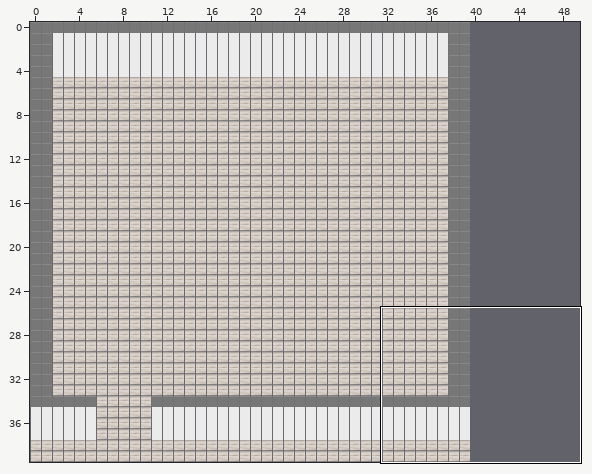
One commit to this Tiled map: public/assets/tilemap_map/gym_room.tmx. The first picture is a wide view before the edit; the outline marks the close-up.
Close-up. Before the edit:
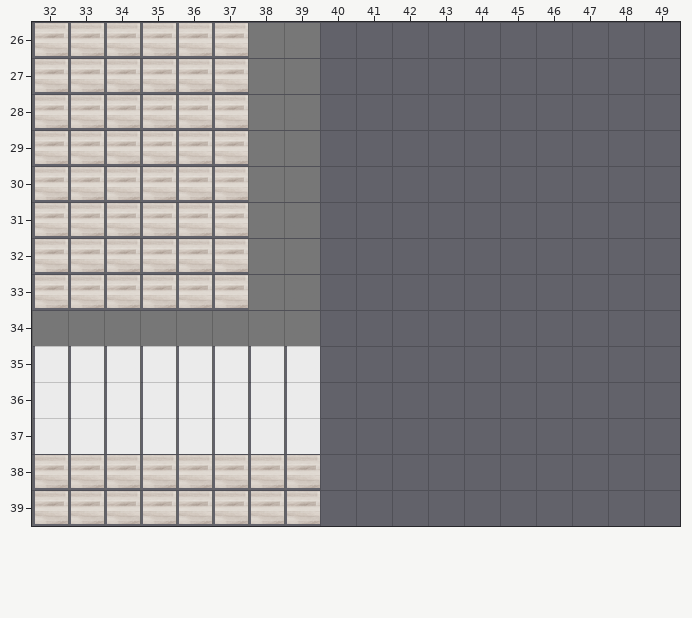
Cells are 36x36 px. Shown: x 32..49, y 26..39. The commit also changed other parts of the map, which this record leaves out. The old version is drawn lined up with the new one.
The same view after the edit:
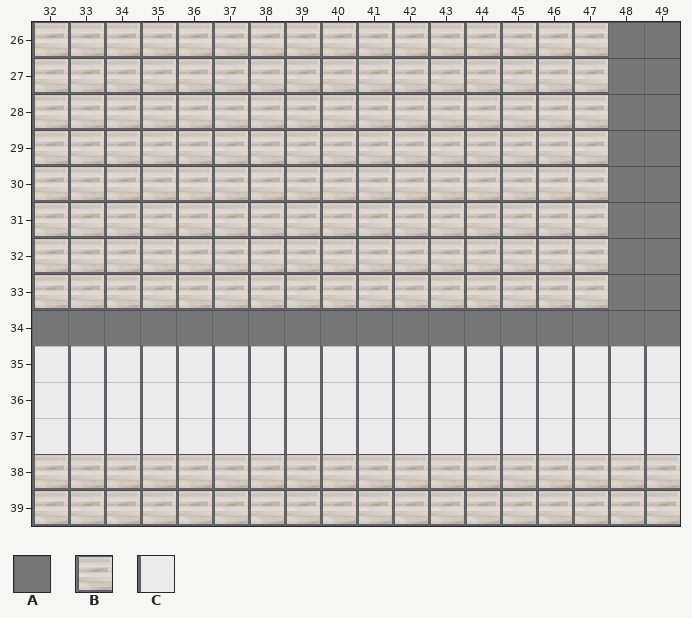
Key: from "gym_room_sqrs": A 0, B 1, C 4.
_ is an empty cell.
From old to new:
map size 40x40 -> 50x40 cells
Layer "floor":
y 26..39: x 40..49 __________ -> BBBBBBBBBB
Layer "walls":
y 26..33: x 38..39 AA -> __; x 48..49 __ -> AA
y 34: x 40..49 __________ -> AAAAAAAAAA
y 35..37: x 40..49 __________ -> CCCCCCCCCC
